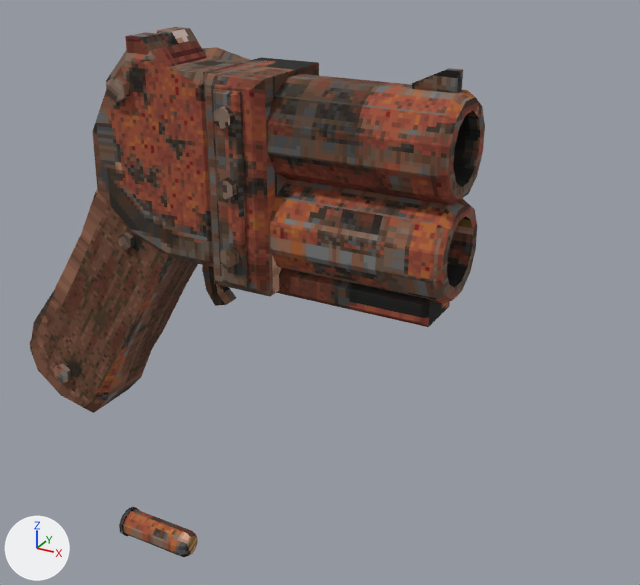
Before and after pictures for a commit that changed the Blender file Misc/quakevr/models_src/flaregun/flaregun.blend.
Both versions are drawn from a 50 mm camera at (15.4, -17.4, 9.2) aimed at (5.1, 1.2, -0.1). The lights are fixed; the arrows at lower left show +X, +Y and +Z. The older version comes first.

The scene before the commit, as lines of its bpy script (objects in view):
```python
me_body = bpy.data.meshes.new('Body')
me_body.from_pydata(...)  # 478 vertices, 352 faces; spans x -3.71..9.3, y -1.71..1.71, z -4.6..6.41
me_body.materials.append(mat_flaregunskin)  # picture img_flaregun_skin
me_flare = bpy.data.meshes.new('Flare')
me_flare.from_pydata(...)  # 60 vertices, 44 faces; spans x -1.25..1.25, y -0.45..0.45, z -0.47..0.47
me_flare.materials.append(mat_flaregunskin)  # picture img_flaregun_skin
ob_body = bpy.data.objects.new('Body', me_body)
ob_body.location = (0.0, 0.0, 0.0)
ob_flare = bpy.data.objects.new('Flare', me_flare)
ob_flare.location = (0.0, 0.0, -9.0)
```
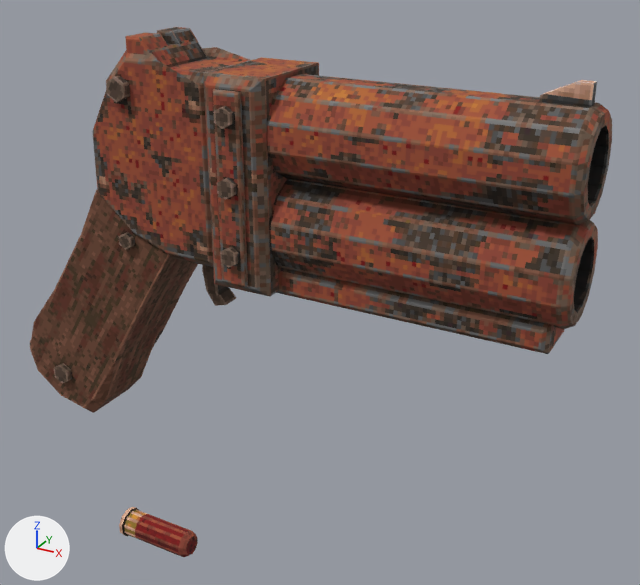
Boxes (x1, y1, x2, y2) around the edits, measured in the pictures (640 x 585 px; the box of a moved part takes in the faces that stretch with it):
'Body', reshaped (28% wider): before (30, 27, 485, 413); after (30, 27, 612, 413)
part 1 of me_body, moved or reshaped: before (412, 68, 463, 93); after (539, 80, 597, 107)
part 2 of me_body, moved or reshaped: before (267, 74, 485, 327); after (267, 74, 612, 354)
part 3 of me_body, surface changed: before (30, 27, 485, 413); after (30, 27, 612, 413)
part 4 of me_flare, surface changed: (119, 507, 198, 557) in both

The change, as a diff of the scene's bpy script:
```diff
--- a/Misc/quakevr/models_src/flaregun/flaregun.blend.py
+++ b/Misc/quakevr/models_src/flaregun/flaregun.blend.py
@@ me_body @@
 # used by ob_body; location = (0.0, 0.0, 0.0)
-me_body.from_pydata(...)  # 478 vertices, 352 faces; spans x -3.71..9.3, y -1.71..1.71, z -4.6..6.41
+me_body.from_pydata(...)  # 478 vertices, 352 faces; spans x -3.71..12.0, y -1.71..1.71, z -4.6..6.41
+# me_body part 1: the loose piece of 10 vertices spanning x 8.05..9.05, y -0.13..0.13, z 5.59..6.13 is moved by (2.7, 0.0, 0.0)
+# me_body part 2: 104 of the vertices in x 6.7..9.3, y -1.16..1.16, z 0.58..5.69 are moved by (2.7, 0.0, 0.0)
+# me_body part 3: 348 kept faces spanning x -3.71..12.0, y -1.71..1.71, z -4.6..6.41 get new texture (UV) coordinates
 me_body.materials.append(mat_flaregunskin)
@@ me_flare @@
 me_flare.from_pydata(...)  # 60 vertices, 44 faces; spans x -1.25..1.25, y -0.45..0.45, z -0.47..0.47
 # used by ob_flare; location = (0.0, 0.0, -9.0)
+# me_flare part 4: texture (UV) coordinates of 44 of 44 faces, centred in x -1.25..1.25, y -0.45..0.45, z -0.43..0.43, changed; they spanned u 0.23..0.99, v 0.01..0.97 and now span u 0.09..0.94, v 0.01..0.97
 me_flare.materials.append(mat_flaregunskin)
```
